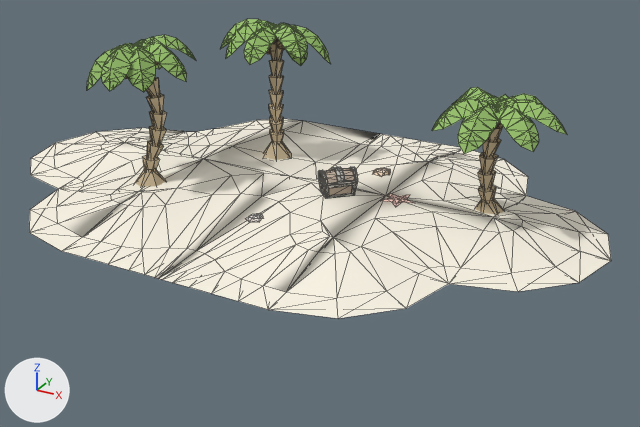
A saved change to the OBJ model assets/sand_island.obj.
Rendered twice from a 50 mm camera at (3.59, -21.7, 9.65) aimed at (-7.44, -1.66, -0.37). Lighting does not change. The marker at lower left points along +X, +Y and +Z. Mesh edges are drawn as thin lines. Where no turn or scale is listed for an object, it has been applied to the vertices. Vertices at the same position are counted once.

The scene before the commit, as lines of its bpy script (objects in view):
```python
ob_sand_island = bpy.data.objects.new('sand_island', me_sand_island)
ob_sand_island.location = (0.0, 0.0, 0.0)
```
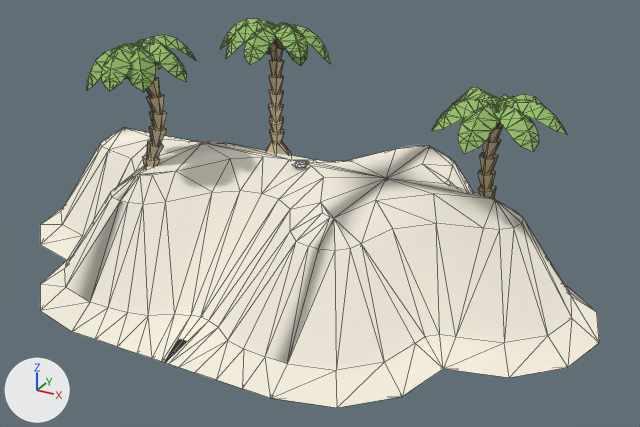
What differs and where, as boxes (x1, y1, x2, y2) in the pictures (640 x 427 px; the box of a moved part takes in the faces that stretch with it):
'sand_island', reshaped (30% taller)
    before: (29, 19, 611, 318)
    after: (40, 19, 599, 408)
part 1 of me_sand_island, moved or reshaped
    before: (246, 214, 263, 222)
    after: (292, 160, 309, 168)
part 2 of me_sand_island, rebuilt (41% taller)
    before: (29, 119, 611, 318)
    after: (40, 127, 599, 408)
part 3 of me_sand_island, deleted
    before: (318, 167, 358, 199)

The change, as a diff of the scene's bpy script:
```diff
--- a/assets/sand_island.obj.py
+++ b/assets/sand_island.obj.py
@@ mat_sand___bright__instance @@
+mat_sand___bright__instance = principled_material('Sand_-_Bright (Instance)')
+mat_sand___bright__instance.base_color = (0.969, 0.918, 0.792)  # white #fbf6e6
+mat_sand___bright__instance.roughness = 1.0
@@ me_sand_island @@
 # used by ob_sand_island; location = (0.0, 0.0, 0.0)
-me_sand_island.from_pydata(...)  # 1916 vertices, 3687 faces; spans x -17.5..0.5, y -7.5..4.5, z 0.0..4.5
+me_sand_island.from_pydata(...)  # 1581 vertices, 3003 faces; spans x -17.5..0.5, y -7.5..4.5, z -2.3..4.5
+# me_sand_island part 1: the loose piece of 26 vertices spanning x -8.2..-7.8, y -4.4..-3.9, z 0.3..0.4 is moved by (0.0, 2.4, 0.7)
+# me_sand_island part 2: the loose piece of 201 vertices spanning x -17.5..0.5, y -7.5..4.5, z 0.0..0.5 is rebuilt with 202 vertices and now spans x -17.5..0.5, y -7.5..4.5, z -2.3..1.0
+# me_sand_island part 3: 8 loose pieces with 336 vertices, spanning x -7.3..-6.1, y -2.6..-1.4, z 0.5..1.2, are deleted
 me_sand_island.materials.append(mat_sand___bright__instance___instance)
-me_sand_island.materials.append(mat_sand___bright__instance___instance___instance)  # white #fbf6e6
 me_sand_island.materials.append(mat_starfish__instance)
-me_sand_island.materials.append(mat_wood_dark__instance)  # beige #bead9c
-me_sand_island.materials.append(mat_iron_grey___dark__instance)  # grey #adaaa7
-me_sand_island.materials.append(mat_iron_grey__instance)  # light grey #c0beb7
-me_sand_island.materials.append(mat_iron_grey___light__instance)  # light grey #ceccc8
 me_sand_island.materials.append(mat_shell__instance)
@@ me_sand_island @@
 me_sand_island.materials.append(mat_shell___faded___lighter__instance)
-me_sand_island.materials.append(mat_wood_palm__instance___instance___instance)  # beige #c3b090
-me_sand_island.materials.append(mat_oak_leaves__instance___instance___instance)  # green #9ac26e
-me_sand_island.materials.append(mat_coconut__instance___instance___instance)  # beige #9f8b6d
+me_sand_island.materials.append(mat_sand___bright__instance)  # white #fbf6e6
```
